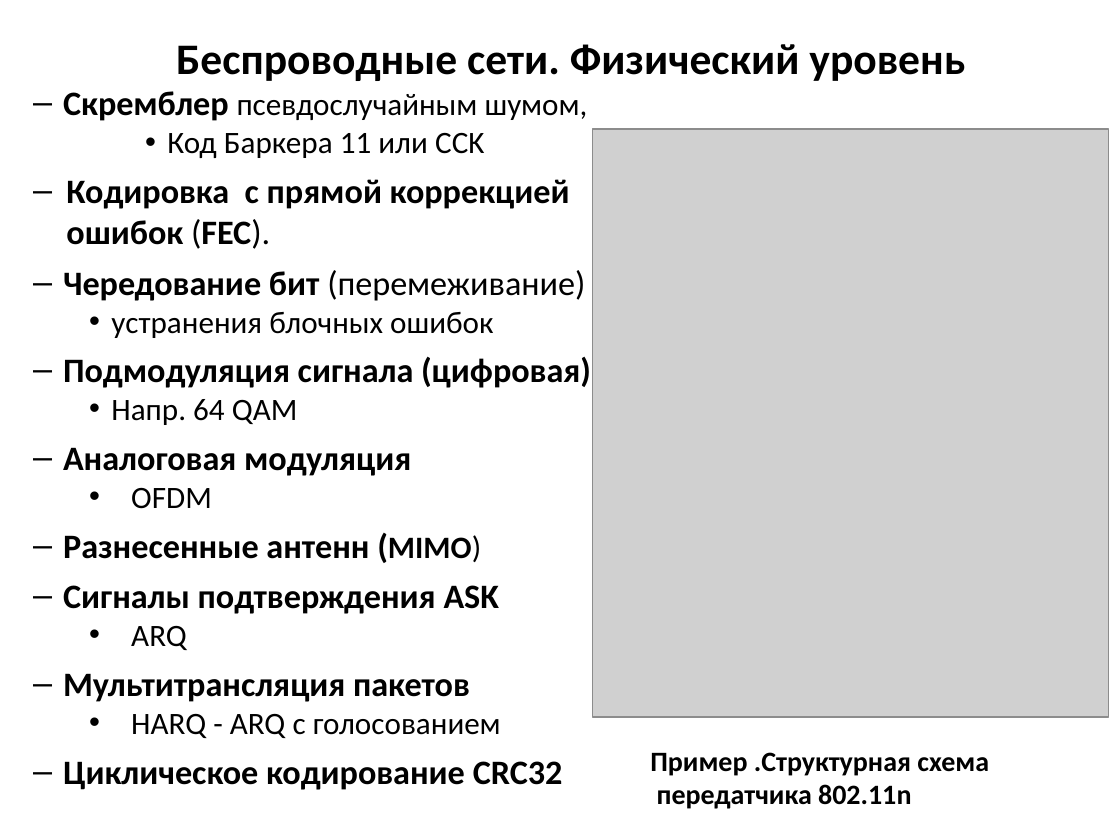
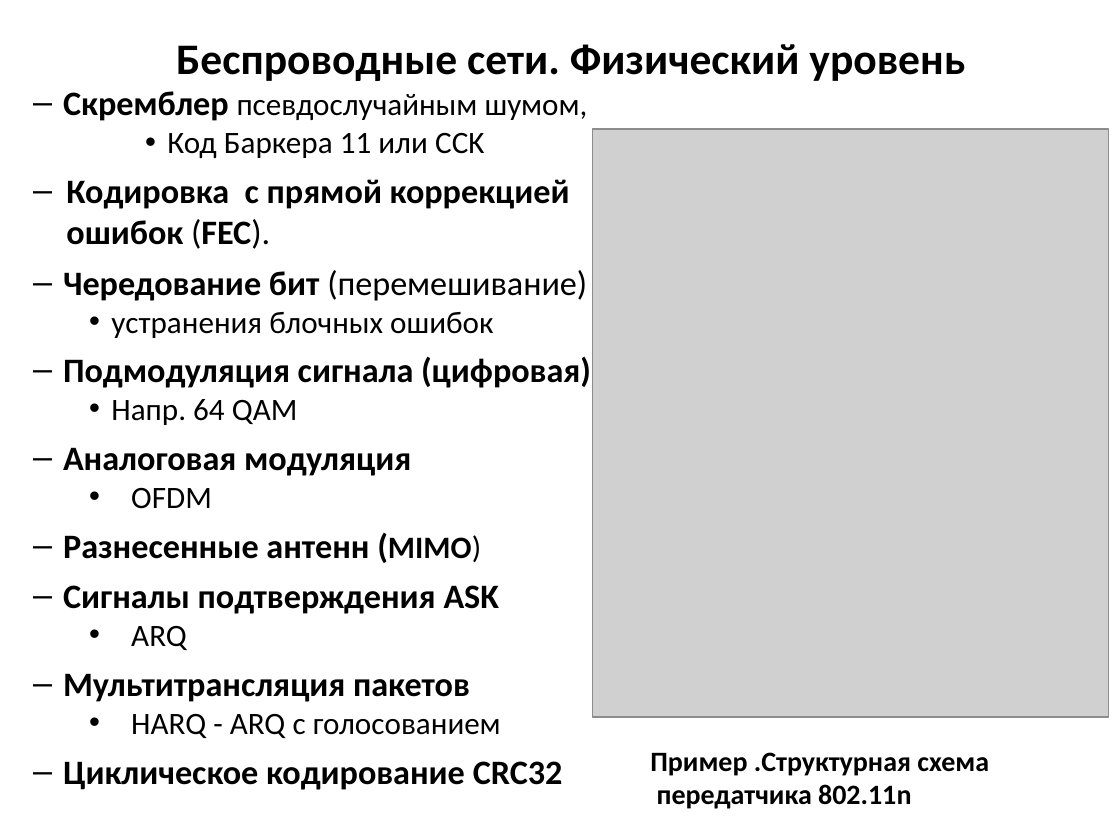
Before and after one commit to MVRonkin/arch_comp_sys, a slide deck: slide 22 of 2023 весна/лекции/лекция 12 нов.pptx. Drawn at 1120x840 pixels with LibreOffice and Linux fonts; fonts in the diff are those of the drawing; grey boxes stand for pictures. Boxes give left, top, right and bottom in pixels: in the first picture for what was removed or moved away, otherwise in the second. Text is boxed around its words. In the diff, an @@ line names an element or a change of style, - is before the commit and + after.

```diff
--- a/2023 весна/лекции/лекция 12 нов.pptx
+++ b/2023 весна/лекции/лекция 12 нов.pptx
@@ text at [63,270,587,301]: text changed @@
-      – Чередование бит (перемеживание)
+      – Чередование бит (перемешивание)
```
Also in this commit, not shown: 3 other slides changed, 12 other files.
